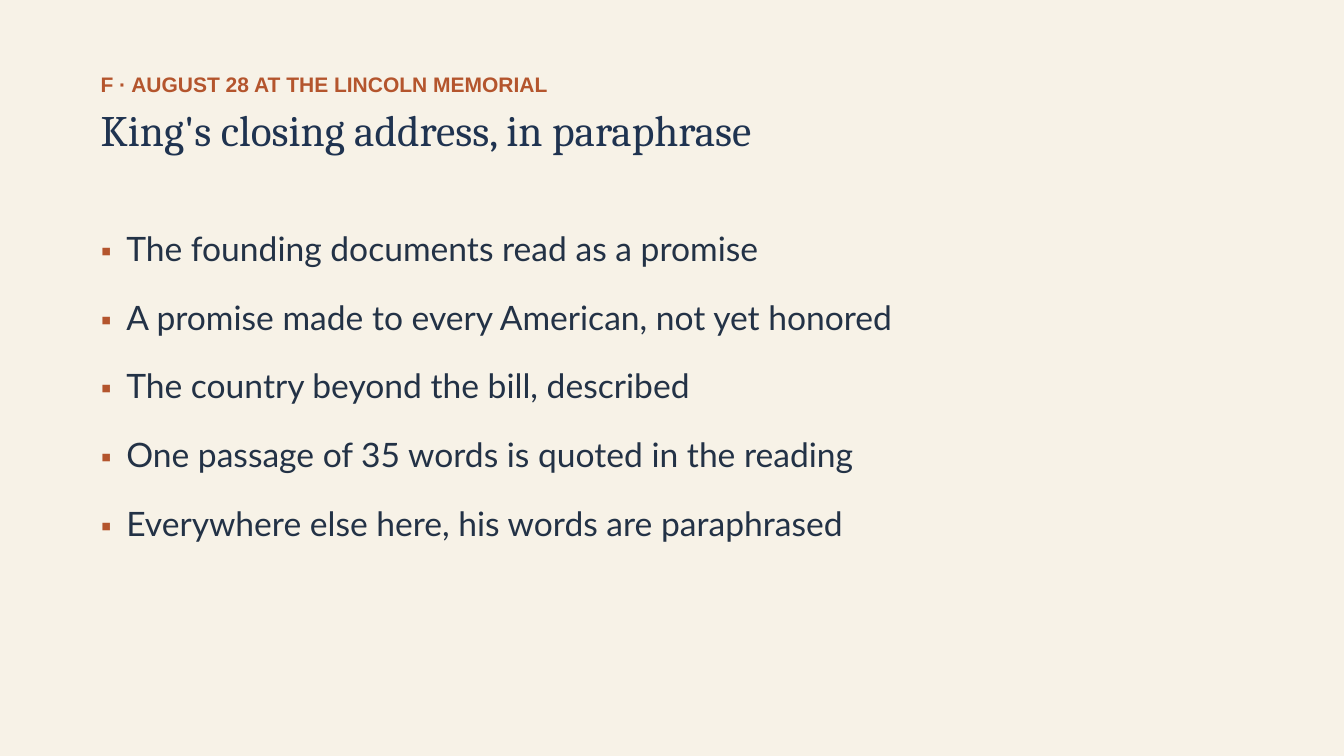
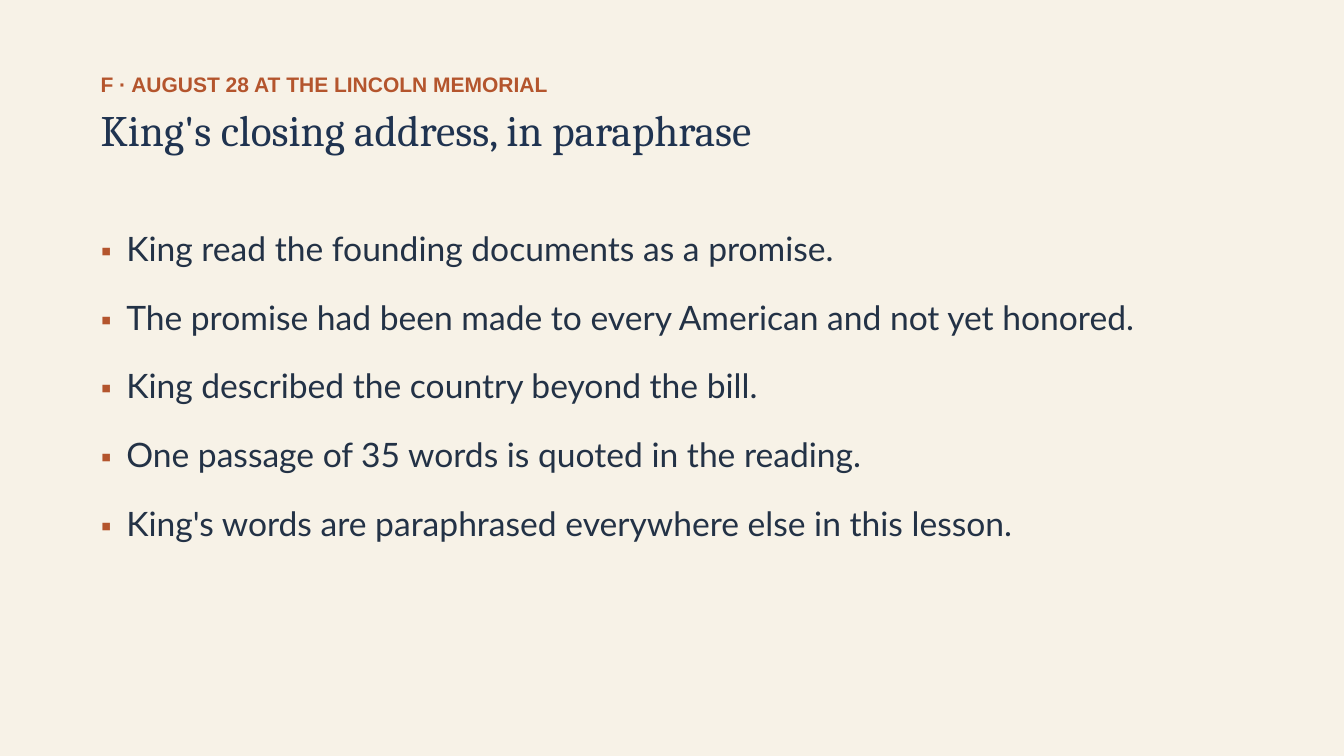
Before and after one commit to ab17gthb/humanities-curriculum-group, a slide deck: slide 19 of civil-rights/lesson-05/lesson-05-slides.pptx. Drawn at 1344x756 pixels with LibreOffice and Linux fonts; fonts in the diff are those of the drawing. Boxes give left, top, right and bottom in pixels: in the first picture for what was removed or moved away, otherwise in the second. Text is boxed around its words. In the diff, an @@ line names an element or a change of style, - is before the commit and + after.

```diff
--- a/civil-rights/lesson-05/lesson-05-slides.pptx
+++ b/civil-rights/lesson-05/lesson-05-slides.pptx
@@ text at <box>126,236,1134,542</box>: text changed @@
-▪ The founding documents read as a promise
-▪ A promise made to every American, not yet honored
-▪ The country beyond the bill, described
-▪ One passage of 35 words is quoted in the reading
-▪ Everywhere else here, his words are paraphrased
+▪ King read the founding documents as a promise.
+▪ The promise had been made to every American and not yet honored.
+▪ King described the country beyond the bill.
+▪ One passage of 35 words is quoted in the reading.
+▪ King's words are paraphrased everywhere else in this lesson.
```
Also in this commit, not shown: 9 other slides changed, 6 other files.
